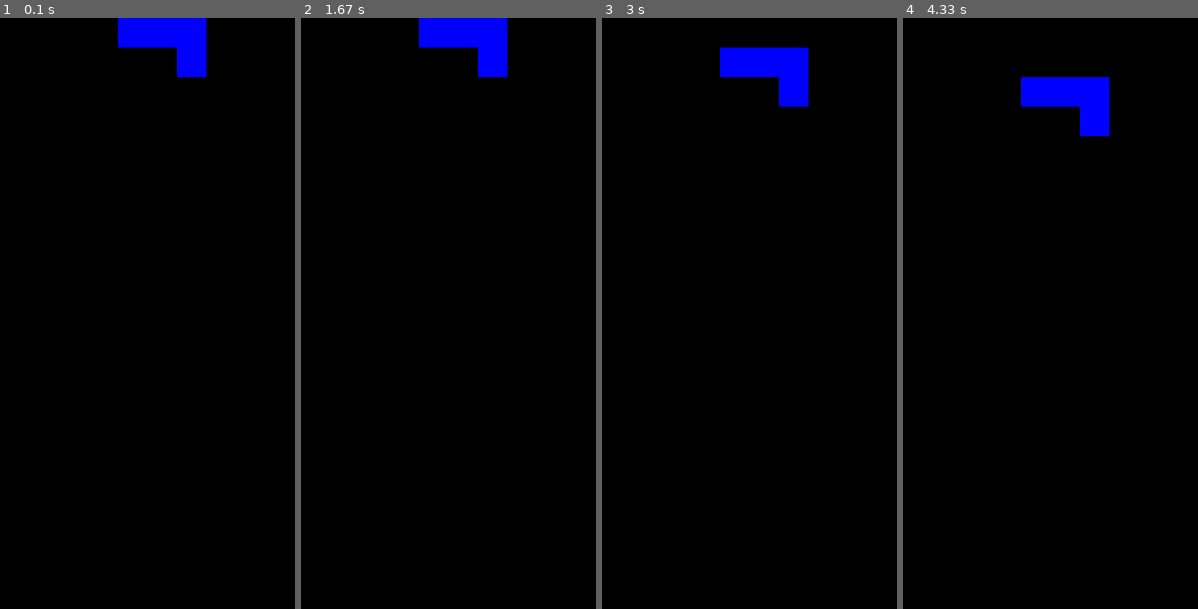
Above: before the commit, frames 1-4 (left to right).
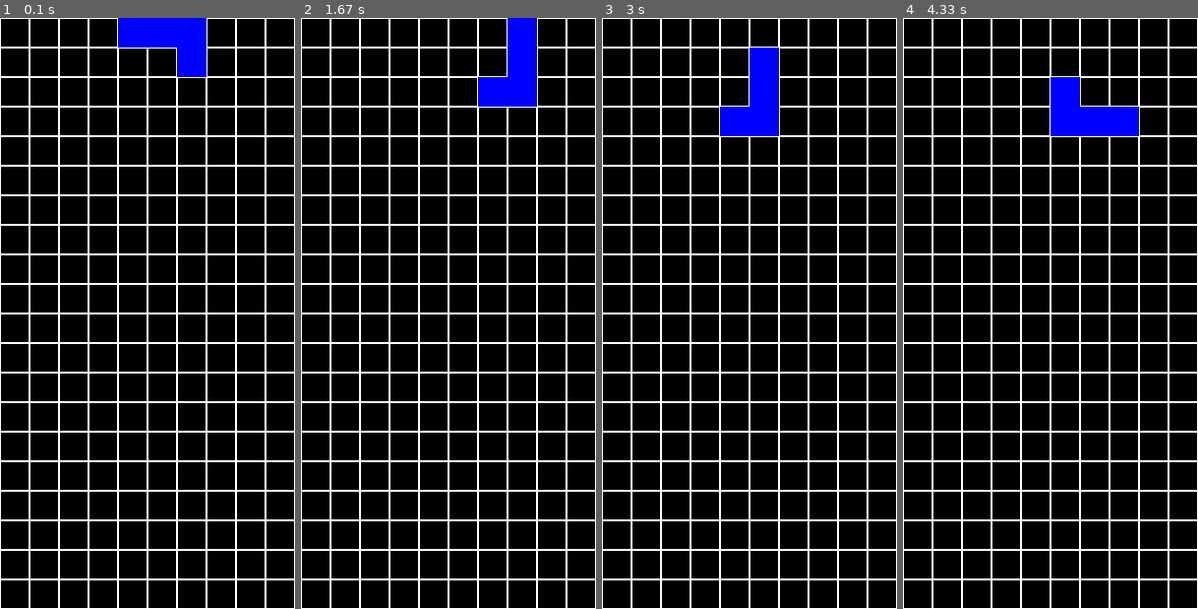
Above: after the commit, the same moments.

Repository: MowMiKubek/pygame-tetris
Game: pygame game, started from main.py
The game is run twice, just before and just after one commit, with the same random seed, the same clock (stepped at 60 frames per second) and the same inputs.
Inputs:
- Up to frame 1 (0.1 s): no input
- Up to frame 2 (1.67 s): hold Right 0.33-0.8 s; hold Up 0.83-1.13 s; hold Right 1.17-1.63 s
- Up to frame 3 (3 s): hold Left 1.67-2.2 s; hold Down 2.23-2.53 s; hold Left 2.57-2.97 s
- Up to frame 4 (4.33 s): hold Up 3-3.37 s; hold Right 3.4-4.03 s; hold Down from 4.07 s (still down)

The runs differ from the first frame. In frame 1, 13% of the frame differs, in the area x 0-100%, y 0-100%; in frame 2, 16%; in frame 3, 15%; in frame 4, 15%.

Commit message:
Add rotation feature to Tetromino

Diff:
--- a/main.py
+++ b/main.py
@@ -53,7 +53,7 @@
     (0, 255, 255),  # I
     (128, 0, 128),  # T
     (255, 165, 0),  # L
-    (0, 0, 255),    # J
+    (0, 0, 255),  # J
     (255, 255, 0),  # O
 ]
 
@@ -66,14 +66,16 @@
         self.y = 0
         self.rotation = 0
 
+    def rotate(self):
+        self.shape = [list(row) for row in zip(*self.shape[::-1])]
+
 
 def draw_grid(surface, grid):
     for y in range(GRID_HEIGHT):
         for x in range(GRID_WIDTH):
             if grid[y][x] != 0:
                 pygame.draw.rect(surface, grid[y][x], (x * BLOCK_SIZE, y * BLOCK_SIZE, BLOCK_SIZE, BLOCK_SIZE))
-            # pygame.draw.rect(surface, WHITE, (x * BLOCK_SIZE, y * BLOCK_SIZE, BLOCK_SIZE, BLOCK_SIZE), 1)
-
+            pygame.draw.rect(surface, WHITE, (x * BLOCK_SIZE, y * BLOCK_SIZE, BLOCK_SIZE, BLOCK_SIZE), 1)
 
 
 def draw_tetromino(surface, tetromino):
@@ -81,15 +83,14 @@
         for x, cell in enumerate(row):
             if cell != 0:
                 pygame.draw.rect(surface, tetromino.color,
-                                 ((tetromino.x + x) * BLOCK_SIZE, (tetromino.y + y) * BLOCK_SIZE, BLOCK_SIZE, BLOCK_SIZE))
+                                 ((tetromino.x + x) * BLOCK_SIZE, (tetromino.y + y) * BLOCK_SIZE, BLOCK_SIZE,
+                                  BLOCK_SIZE))
 
 
 grid = [[0 for _ in range(GRID_WIDTH)] for _ in range(GRID_HEIGHT)]
 
-
 running = True
 current_tetromino = Tetromino()
-
 
 while running:
     screen.fill(BLACK)
@@ -102,6 +103,12 @@
         if event.type == pygame.KEYDOWN:
             if event.key == pygame.K_DOWN:
                 current_tetromino.y += 1
+            if event.key == pygame.K_LEFT:
+                current_tetromino.x -= 1
+            if event.key == pygame.K_RIGHT:
+                current_tetromino.x += 1
+            if event.key == pygame.K_UP:
+                current_tetromino.rotate()
 
     draw_grid(screen, grid)
     draw_tetromino(screen, current_tetromino)
